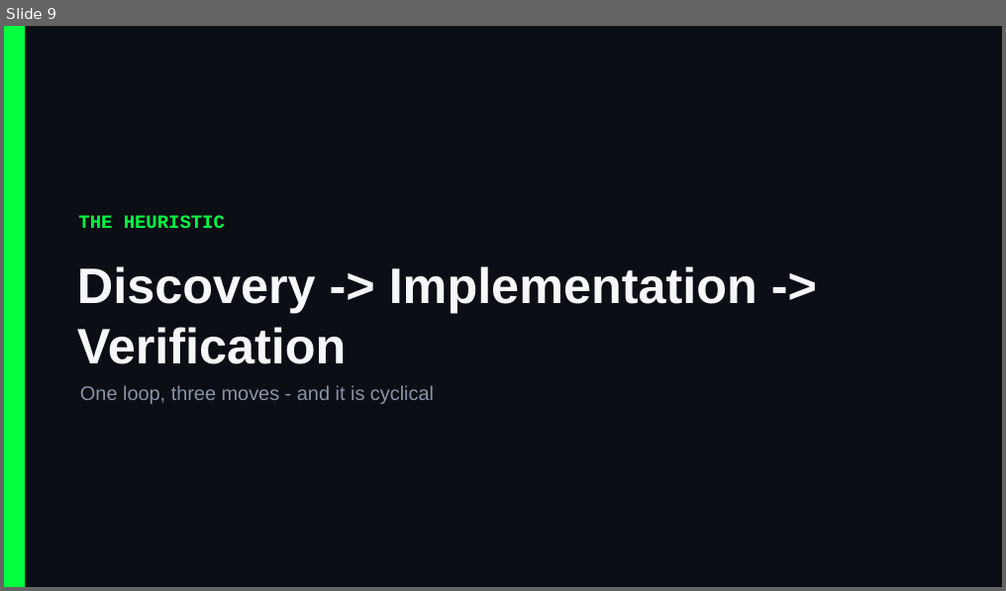
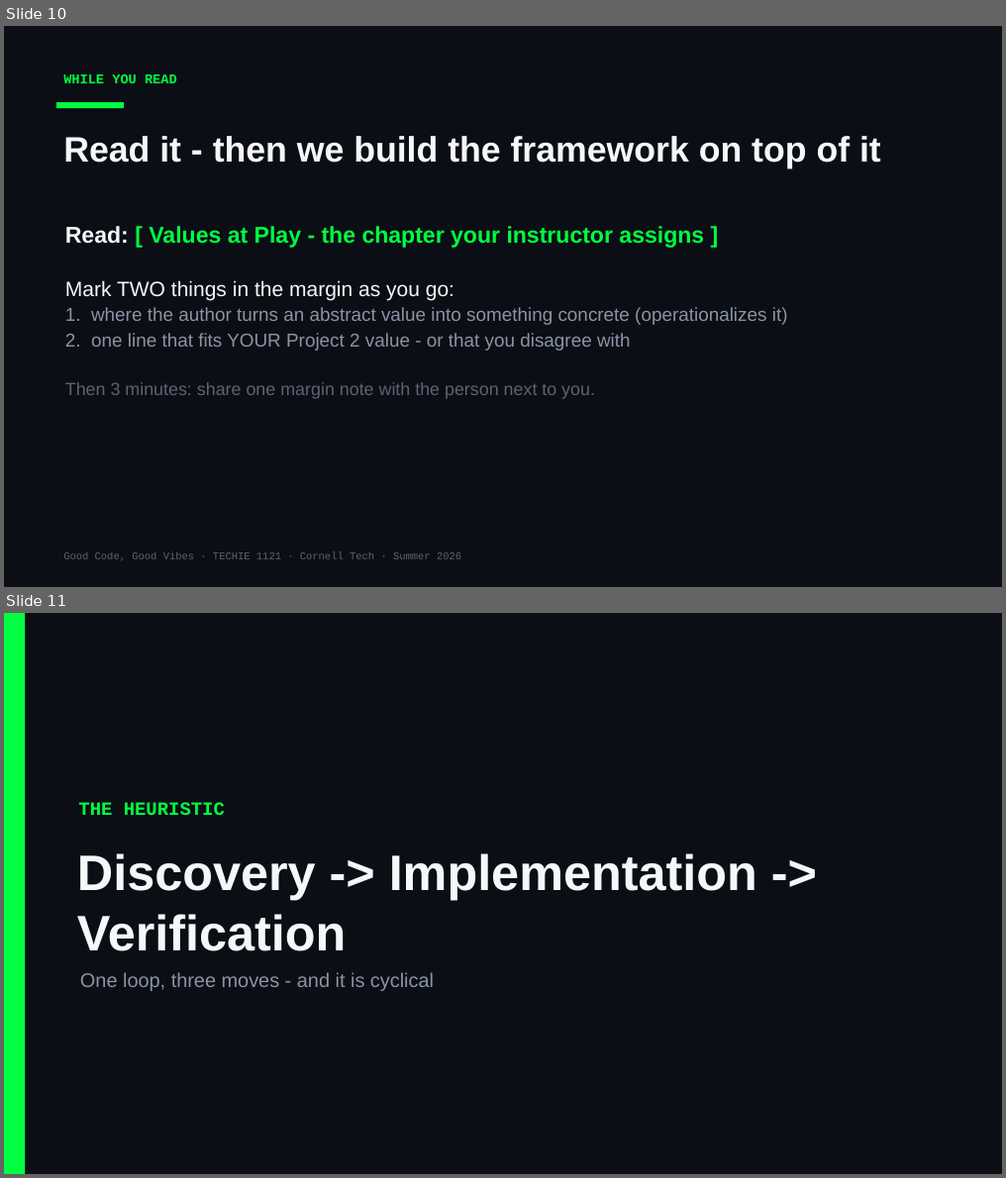
Before and after one commit to Cornell-Tech-Vibe-Coding-Summer-2026/website, a slide deck: slides/Week3-Tue-User-Testing-II.pptx. Shown one above the other, each under a label of ours: slide 9 before the commit, slides 10 and 11 after it. The pictures are 1006x591 and 1006x1178 pixels, drawn with LibreOffice and Linux fonts; fonts in the diff are those of the drawing. Boxes give left, top, right and bottom in pixels: in the first picture for what was removed or moved away, otherwise in the second. Text is boxed around its words. In the diff, an @@ line names an element or a change of style, - is before the commit and + after.

```diff
--- a/slides/Week3-Tue-User-Testing-II.pptx
+++ b/slides/Week3-Tue-User-Testing-II.pptx
@@ slide 10 added at box(4, 26, 1002, 587), background #0B0E14 @@
@@ text added at box(63, 75, 177, 83), 13 pt, text #00FF41, bold @@
+WHILE YOU READ
@@ rectangle added at box(56, 102, 124, 108), fill #00FF41 @@
@@ text added at box(63, 136, 881, 169), 34 pt, text #F5F7FA, bold @@
+Read it - then we build the framework on top of it
@@ text added at box(65, 226, 788, 399), 18 pt, text #8A94A6 @@
+Read: [ Values at Play - the chapter your instructor assigns ]
+Mark TWO things in the margin as you go:
+1. where the author turns an abstract value into something concrete (operationalizes it)
+2. one line that fits YOUR Project 2 value - or that you disagree with
+Then 3 minutes: share one margin note with the person next to you.
@@ text added at box(63, 553, 461, 562), 10 pt, text #5A6474 @@
+Good Code, Good Vibes · TECHIE 1121 · Cornell Tech · Summer 2026
@@ what was slide 9 is now slide 11 @@
```
Also in this commit, not shown: 1 other slide added, 1 other file.
